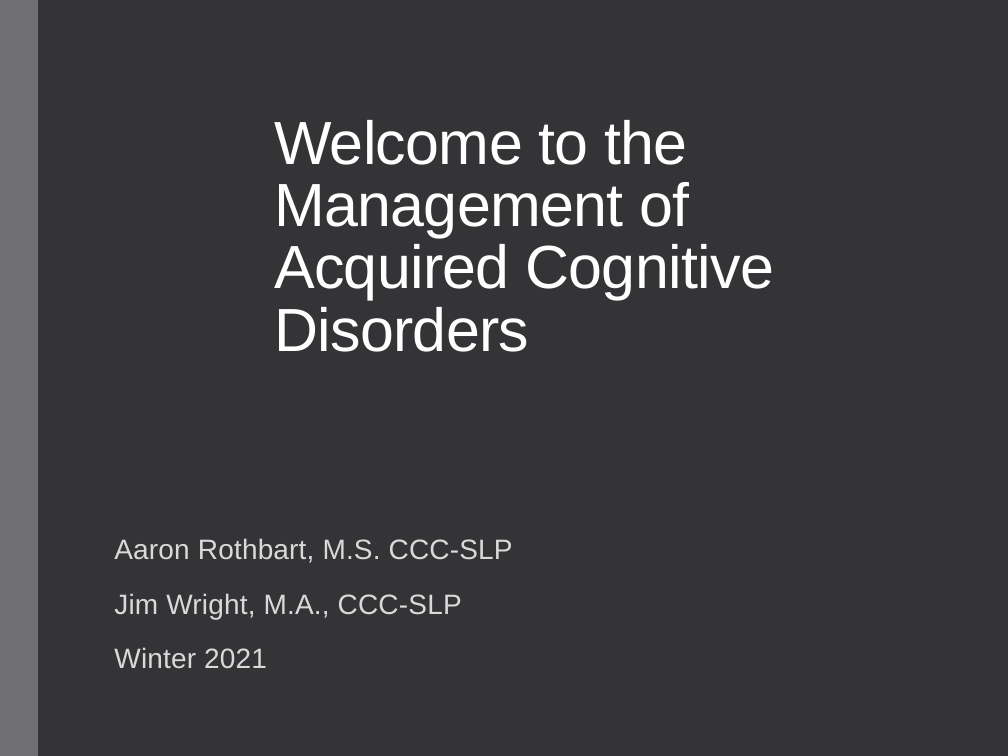
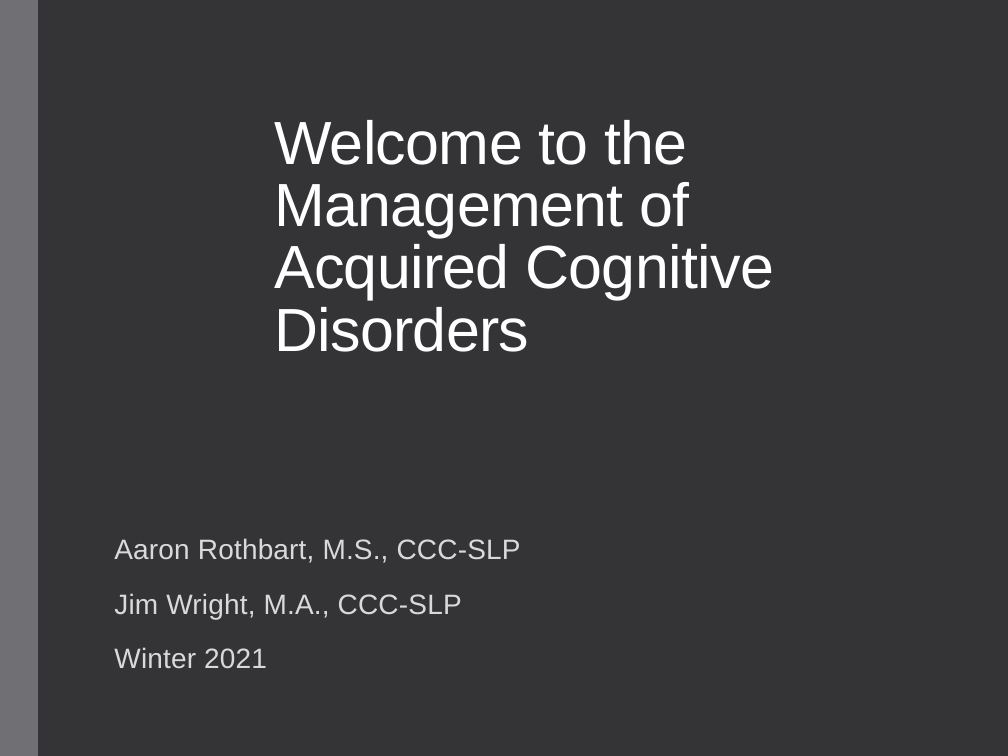
Before and after one commit to Jim-Wright90/cds_663_winter_2021, a slide deck: slide 1 of slides/Week1_21.pptx. Drawn at 1008x756 pixels with LibreOffice and Linux fonts; fonts in the diff are those of the drawing. Boxes give left, top, right and bottom in pixels: in the first picture for what was removed or moved away, otherwise in the second. Text is boxed around its words. In the diff, an @@ line names an element or a change of style, - is before the commit and + after.

```diff
--- a/slides/Week1_21.pptx
+++ b/slides/Week1_21.pptx
@@ subtitle at (114, 538, 521, 563): text changed @@
-Aaron Rothbart, M.S. CCC-SLP
+Aaron Rothbart, M.S., CCC-SLP
```
Also in this commit, not shown: 9 other slides changed, 1 slide removed, 4 other files.
